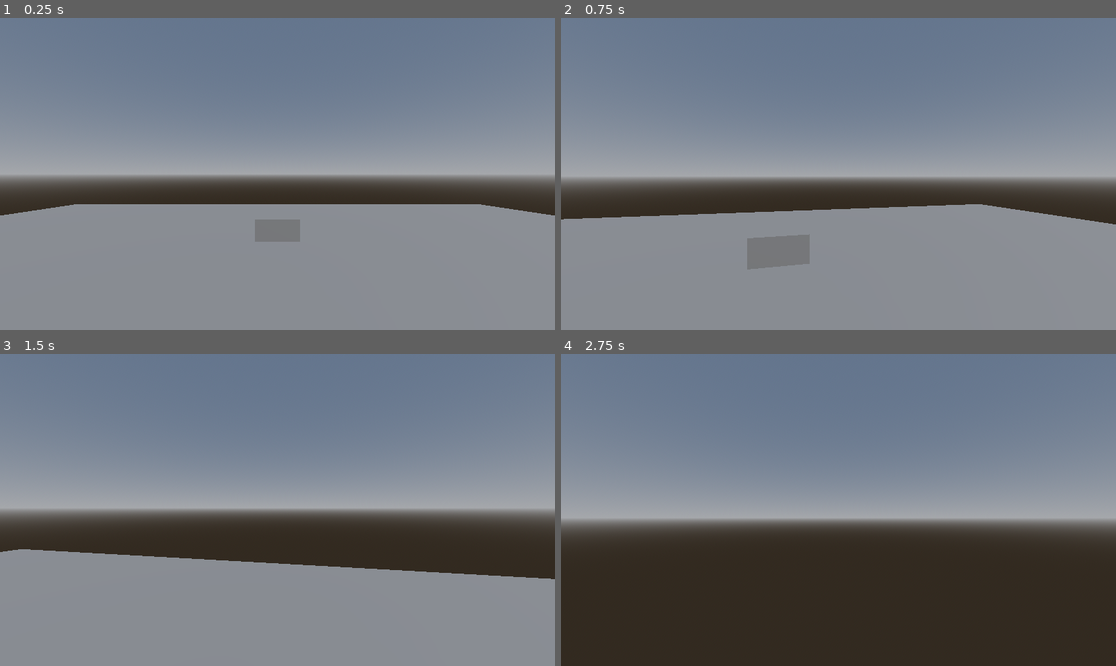
Above: before the commit, frames 1-4 (two rows, left to right).
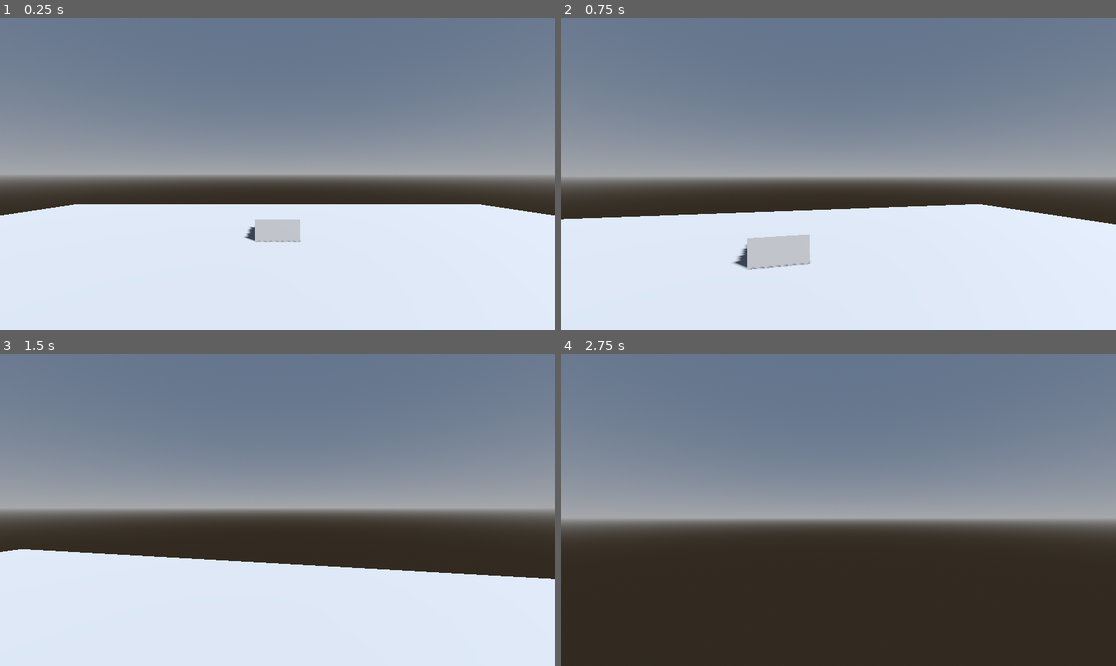
Above: after the commit, the same moments.

Repository: Ieida/Jame-Gam-Christmas
Game: Godot game, scene res://level_0/level_0.tscn
The game is run twice, just before and just after one commit, with the same random seed, the same clock (stepped at 60 frames per second) and the same inputs.
Inputs (mouse positions are in pixels of both pictures, inside the frame that each line leads up to):
- Up to frame 1 (0.25 s): no input
- Up to frame 2 (0.75 s): tap Enter at 0.5 s; move the mouse to (866, 174) at 0.52 s; hold W (move_forward) from 0.53 s (still down)
- Up to frame 3 (1.5 s): keep holding W (move_forward); move the mouse to (249, 510) at 1.27 s
- Up to frame 4 (2.75 s): keep holding W (move_forward); move the mouse to (849, 503) at 2.02 s

The runs differ from the first frame. In frame 1, 40% of the frame differs, in the area x 0-100%, y 59-100%; in frame 2, 38%; in frame 3, 33%; in frame 4, nothing differs.

Commit message:
Lighting Changes

Diff:
--- a/level_0/level_0.tscn
+++ b/level_0/level_0.tscn
@@ -32,6 +32,8 @@
 
 [node name="DirectionalLight3D" type="DirectionalLight3D" parent="."]
 transform = Transform3D(0.707107, -0.5, 0.5, 0, 0.707107, 0.707107, -0.707107, -0.5, 0.5, 0, 0, 0)
+light_energy = 1.8
+shadow_enabled = true
 
 [node name="Floor" type="MeshInstance3D" parent="."]
 mesh = SubResource("PlaneMesh_um0av")
